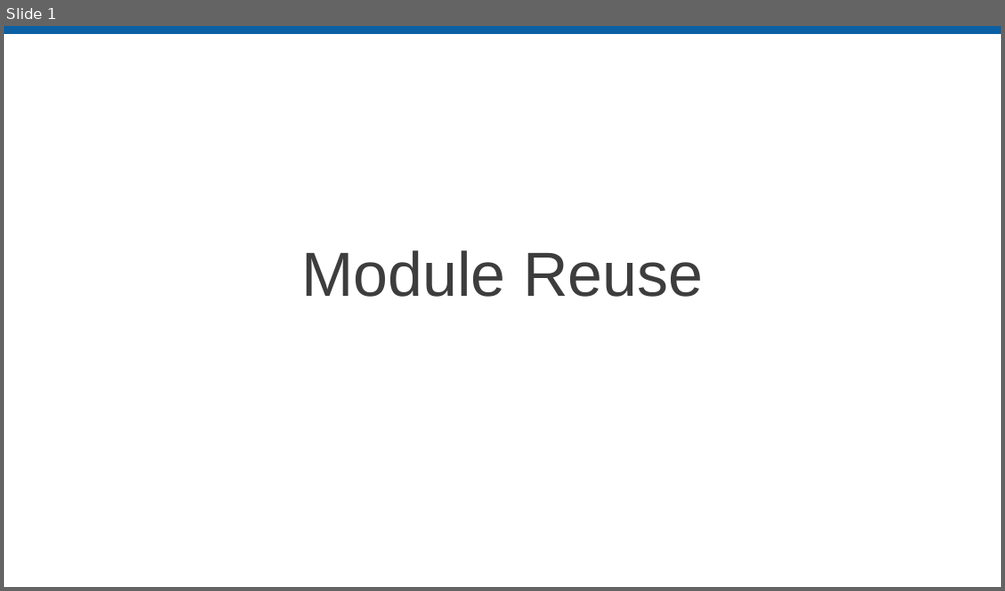
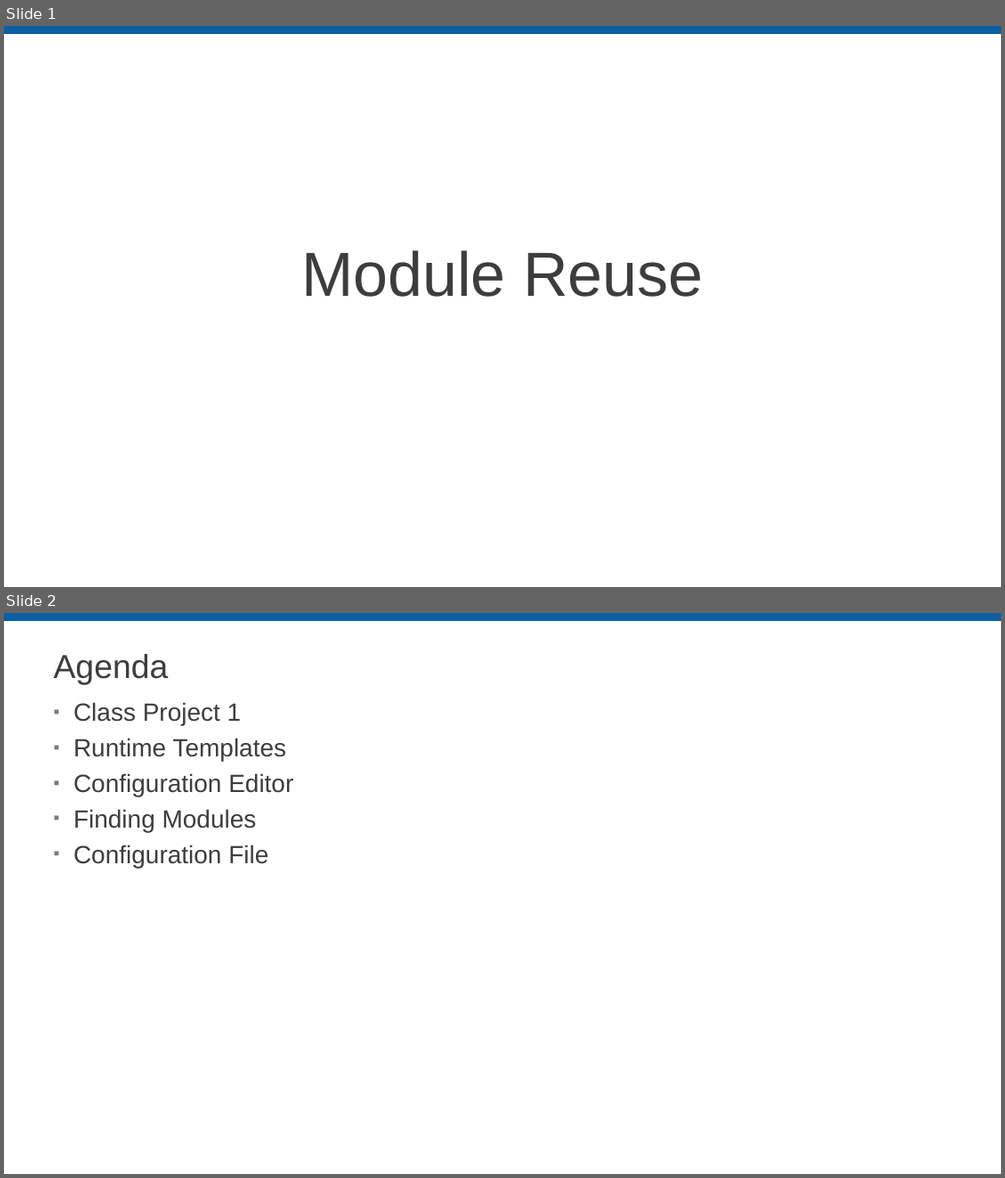
Before and after one commit to LabVIEW-DCAF/Documentation, a slide deck: Trunk/Getting Started Material/DCAF Training/5 Module Reuse.pptx. Shown one above the other, each under a label of ours: slide 1 before the commit, slides 1 and 2 after it. The pictures are 1005x591 and 1005x1178 pixels, drawn with LibreOffice and Linux fonts; fonts in the diff are those of the drawing; background and template pictures are left out. Boxes give left, top, right and bottom in pixels: in the first picture for what was removed or moved away, otherwise in the second. Text is boxed around its words. In the diff, an @@ line names an element or a change of style, - is before the commit and + after.

```diff
--- a/Trunk/Getting Started Material/DCAF Training/5 Module Reuse.pptx
+++ b/Trunk/Getting Started Material/DCAF Training/5 Module Reuse.pptx
@@ slide 2 added at <box>4,613,1001,1174</box>, background #FFFFFF; not listed: 1 template element that a slide beside it also shows @@
@@ title added at <box>54,654,169,685</box>, 32 pt, text #3D3D3D @@
+Agenda
@@ text added at <box>73,702,293,868</box>, 24 pt, text #3D3D3D @@
+▪ Class Project 1
+▪ Runtime Templates
+▪ Configuration Editor
+▪ Finding Modules
+▪ Configuration File
```
Also in this commit, not shown: 3 slides changed, 13 other slides added, 2 slides removed, 1 other file.
